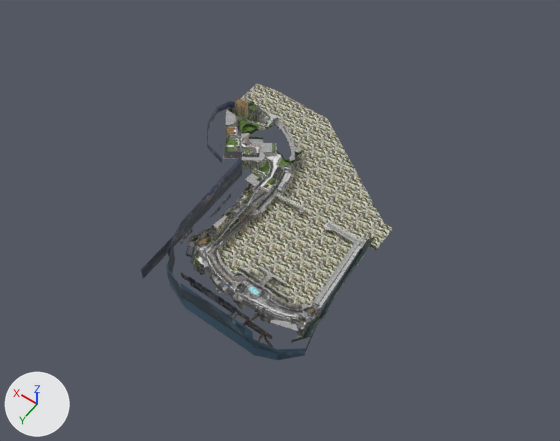
A saved change to the Blender file data/levels/monaco/blender files/monaco_overhaul7 (gonza).blend.
The view is the same before and after, from a 50 mm lens placed at (-37107.0, 49981.0, 77071.0), pointed at (-1223.0, -256.0, -1874.0). The lights are fixed; the arrows at lower left show +X, +Y and +Z. The picture after the commit comes second.

Objects in the first picture: 'distant buildings', 'distant stuff', 'map', 'trees large', 'underwater' and 1 more.
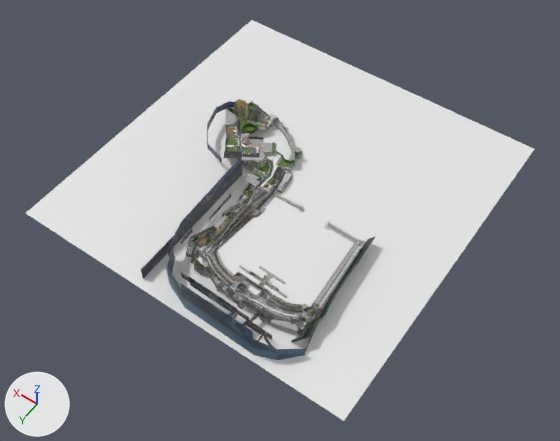
Commit message: water reflection test

Location of each change, (x1, y1, x2, y2) in pixels of the pictures (560 x 441 px):
'water', shown
    after: (26, 20, 534, 421)
'underwater', unchanged, covered by the edit
    before: (218, 84, 393, 306)

The change in detail:
Object 'water' (ob_water) is now shown.
